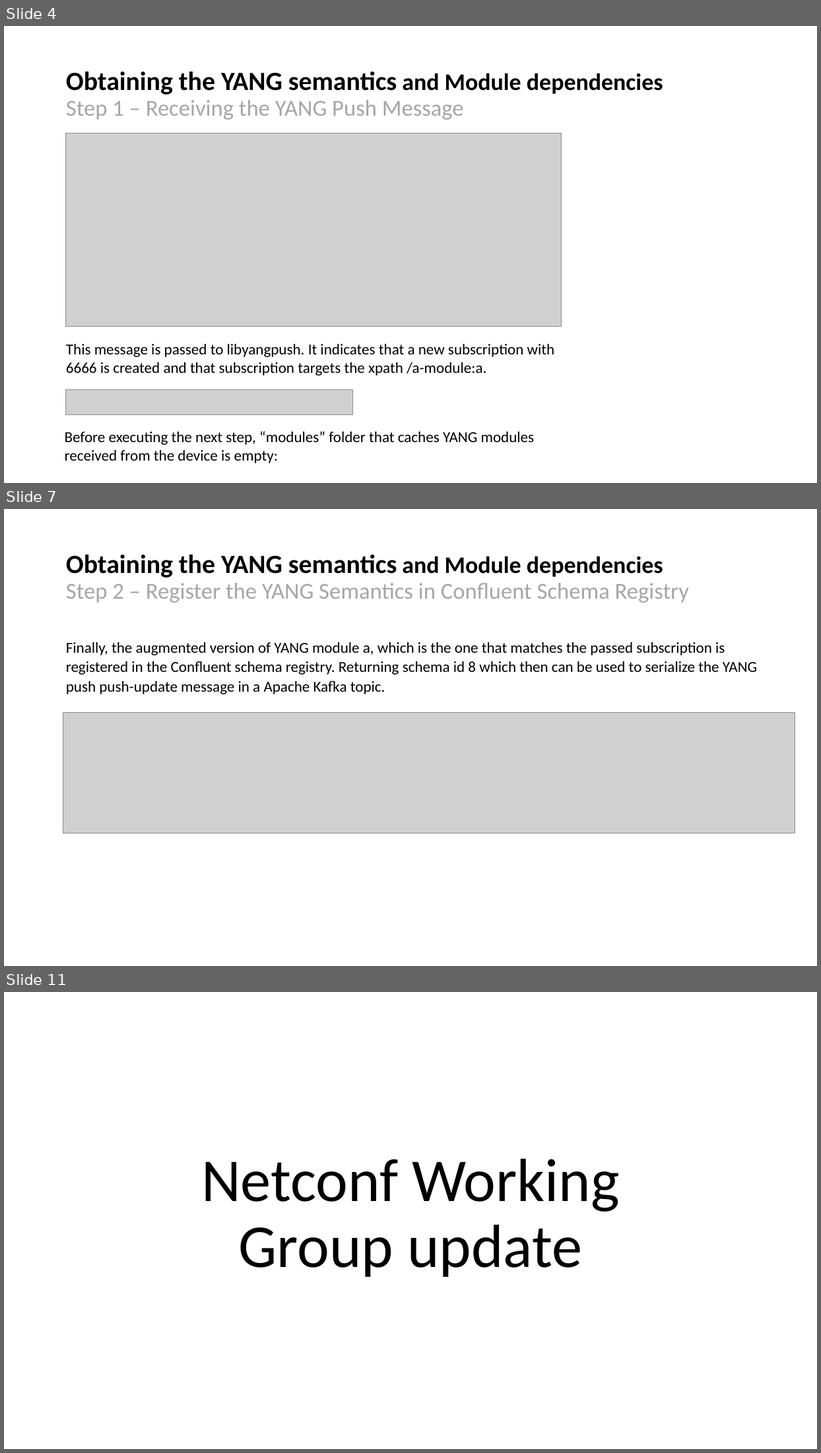
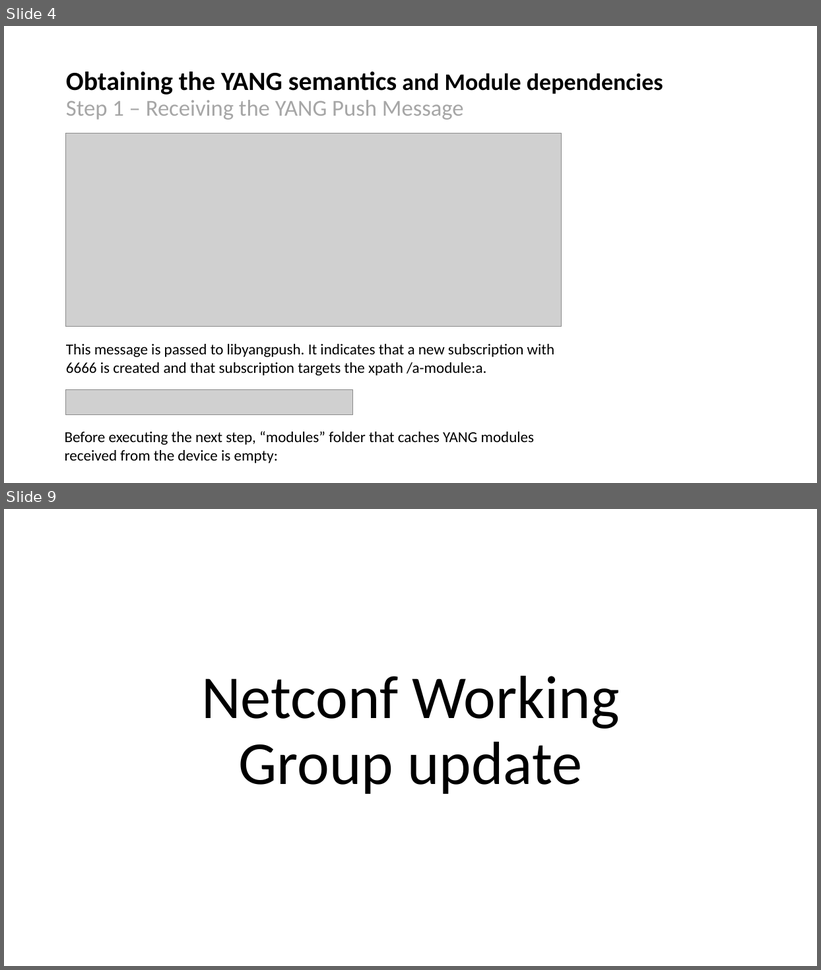
Before and after one commit to network-analytics/ietf-network-analytics-document-status, a slide deck: 117/Side-Meetings/ietf117-netconf-yang-push-data-mesh-integration.pptx. Shown one above the other, each under a label of ours: slides 4, 7 and 11 before the commit, slides 4 and 9 after it; the slides between them are not shown. The pictures are 821x1453 and 821x970 pixels, drawn with LibreOffice and Linux fonts; fonts in the diff are those of the drawing; grey boxes stand for pictures. Boxes give left, top, right and bottom in pixels: in the first picture for what was removed or moved away, otherwise in the second. Text is boxed around its words. In the diff, an @@ line names an element or a change of style, - is before the commit and + after.

```diff
--- a/117/Side-Meetings/ietf117-netconf-yang-push-data-mesh-integration.pptx
+++ b/117/Side-Meetings/ietf117-netconf-yang-push-data-mesh-integration.pptx
@@ slide 7 removed at <box>4,509,817,966</box>, background #FFFFFF @@
@@ text removed at <box>66,555,689,603</box> @@
-Obtaining the YANG semantics and Module dependencies
-Step 2 – Register the YANG Semantics in Confluent Schema Registry
@@ text removed at <box>66,642,757,694</box> @@
-Finally, the augmented version of YANG module a, which is the one that matches the passed subscription is registered in the Confluent schema registry. Returning schema id 8 which then can be used to serialize the YANG push push-update message in a Apache Kafka topic.
@@ picture removed at <box>63,713,795,834</box> @@
@@ what was slide 11 is now slide 9 @@
```
Also in this commit, not shown: 4 slides changed, 2 slides added, 3 other slides removed, 1 other file.
